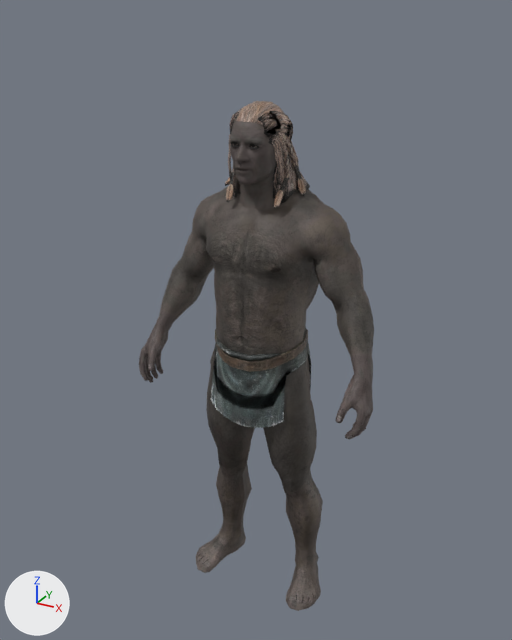
Two versions of the glTF model packages/character-assets/files/races/imperial.glb, one commit apart.
Both versions are drawn from a 50 mm camera at (7.67, -14.13, 15.09) aimed at (-0.29, 0.33, 7.86). Arrows for +X, +Y and +Z are at lower left; the lights stay in place. The first picture is the older version. Where no turn or scale is listed for an object, it has been applied to the vertices.

Objects in the first picture: 'FootMale_Big', 'Hair04', 'HandMaleBig3rd', 'MaleHeadIMF', 'MaleUnderwearBody:0', 'MaleUnderwear_1' and 1 more.
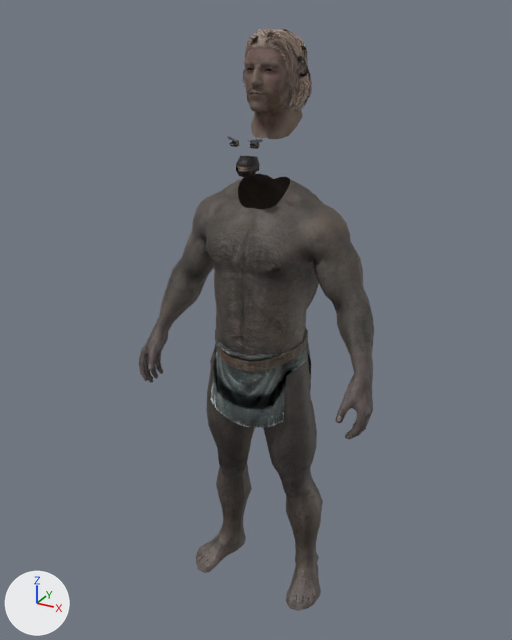
Edits to the bpy script that builds the scene:
```text
Add img_facegen_maleheadimperial_mat:
    img_facegen_maleheadimperial_mat = load_image('FaceGen_MaleHeadImperial_Mat', '_unpacked/FaceGen_MaleHeadImperial_Mat', 512, 512, 'sRGB')
Add img_beardshort05:
    img_beardshort05 = load_image('beardshort05', '_unpacked/beardshort05', 256, 256, 'sRGB')
Add img_beardshort05_n:
    img_beardshort05_n = load_image('beardshort05_n', '_unpacked/beardshort05_n', 256, 256, 'Non-Color')
Add img_hairlong_n:
    img_hairlong_n = load_image('hairlong_n', '_unpacked/hairlong_n', 1024, 1024, 'Non-Color')
Add mat_maleheadimperial_mat:
    mat_maleheadimperial_mat = bpy.data.materials.new('MaleHeadImperial.Mat')
    # uses the picture img_facegen_maleheadimperial_mat
Add mat_humanbeard25_mat:
    mat_humanbeard25_mat = bpy.data.materials.new('HumanBeard25.Mat')
    # uses the picture img_beardshort05
    # uses the picture img_beardshort05_n
Add mat_hairmalenord07_mat:
    mat_hairmalenord07_mat = bpy.data.materials.new('HairMaleNord07.Mat')
    # uses the picture img_hairlong
    # uses the picture img_hairlong_n
Add mat_hairlinemalenord07_mat:
    mat_hairlinemalenord07_mat = bpy.data.materials.new('HairLineMaleNord07.Mat')
    # uses the picture img_hairlong
    # uses the picture img_hairlong_n
Add me_maleheadimperial:
    me_maleheadimperial.from_pydata(...)  # 884 vertices, 1694 faces; spans x -0.63..0.61, y -0.3..1.47, z 12.4..14.63
    me_maleheadimperial.materials.append(mat_maleheadimperial_mat)
Add me_humanbeard25:
    me_humanbeard25.from_pydata(...)  # 223 vertices, 340 faces; spans x -0.559..0.535, y -0.24..0.808, z 12.806..13.99
    me_humanbeard25.materials.append(mat_humanbeard25_mat)
Add me_hairmalenord07:
    me_hairmalenord07.from_pydata(...)  # 658 vertices, 959 faces; spans x -0.81..0.79, y 0.02..1.59, z 12.9..14.69
    me_hairmalenord07.materials.append(mat_hairmalenord07_mat)
Add me_hairlinemalenord07:
    me_hairlinemalenord07.from_pydata(...)  # 202 vertices, 330 faces; spans x -0.66..0.64, y -0.01..1.49, z 12.97..14.67
    me_hairlinemalenord07.materials.append(mat_hairlinemalenord07_mat)
Remove ob_maleheadimf:
    ob_maleheadimf = bpy.data.objects.new('MaleHeadIMF', me_maleheadimf)
    ob_maleheadimf.location = (0.0, 0.0, 0.0)
Remove ob_hair04:
    ob_hair04 = bpy.data.objects.new('Hair04', me_hair04)
    ob_hair04.location = (0.0, 0.0, 0.0)
Add ob_maleheadimperial:
    ob_maleheadimperial = bpy.data.objects.new('MaleHeadImperial', me_maleheadimperial)
    ob_maleheadimperial.location = (0.0, 0.0, 0.0)
Add ob_humanbeard25:
    ob_humanbeard25 = bpy.data.objects.new('HumanBeard25', me_humanbeard25)
    ob_humanbeard25.location = (0.0, 0.0, 0.0)
Add ob_hairmalenord07:
    ob_hairmalenord07 = bpy.data.objects.new('HairMaleNord07', me_hairmalenord07)
    ob_hairmalenord07.location = (0.0, 0.0, 0.0)
Add ob_hairlinemalenord07:
    ob_hairlinemalenord07 = bpy.data.objects.new('HairLineMaleNord07', me_hairlinemalenord07)
    ob_hairlinemalenord07.location = (0.0, 0.0, 0.0)
```

Boxes [x1, y1, x2, y2] around the edits, measured in the pictures (512 x 640 px):
'MaleHeadImperial', added (brown)
    after: [244, 47, 303, 139]
'Hair04', deleted
    before: [225, 101, 310, 209]
'MaleHeadIMF', deleted
    before: [230, 121, 276, 210]
'HairMaleNord07', added (brown)
    after: [243, 29, 312, 111]
'HairLineMaleNord07', added
    after: [247, 30, 305, 110]
'HumanBeard25', added
    after: [246, 76, 291, 115]
